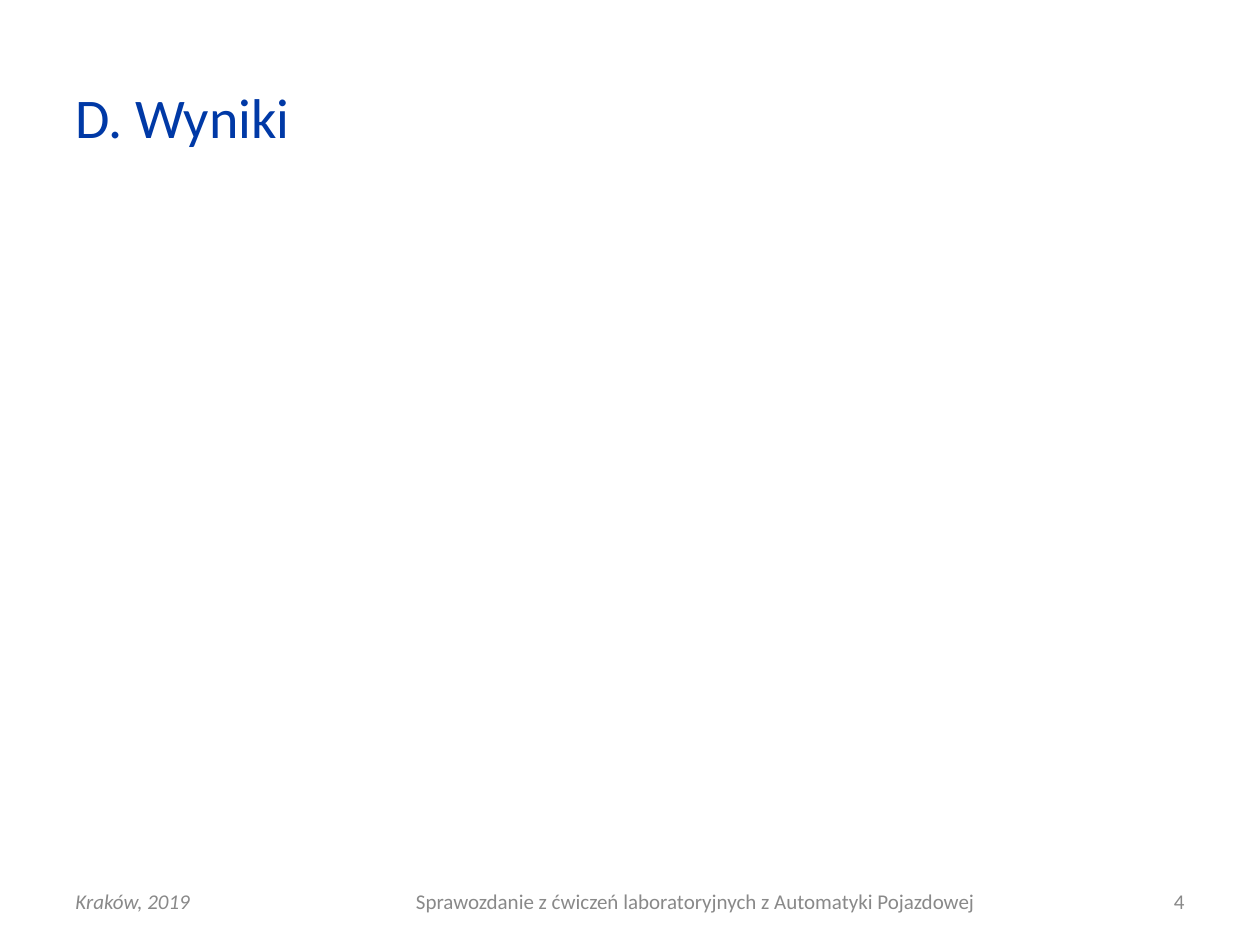
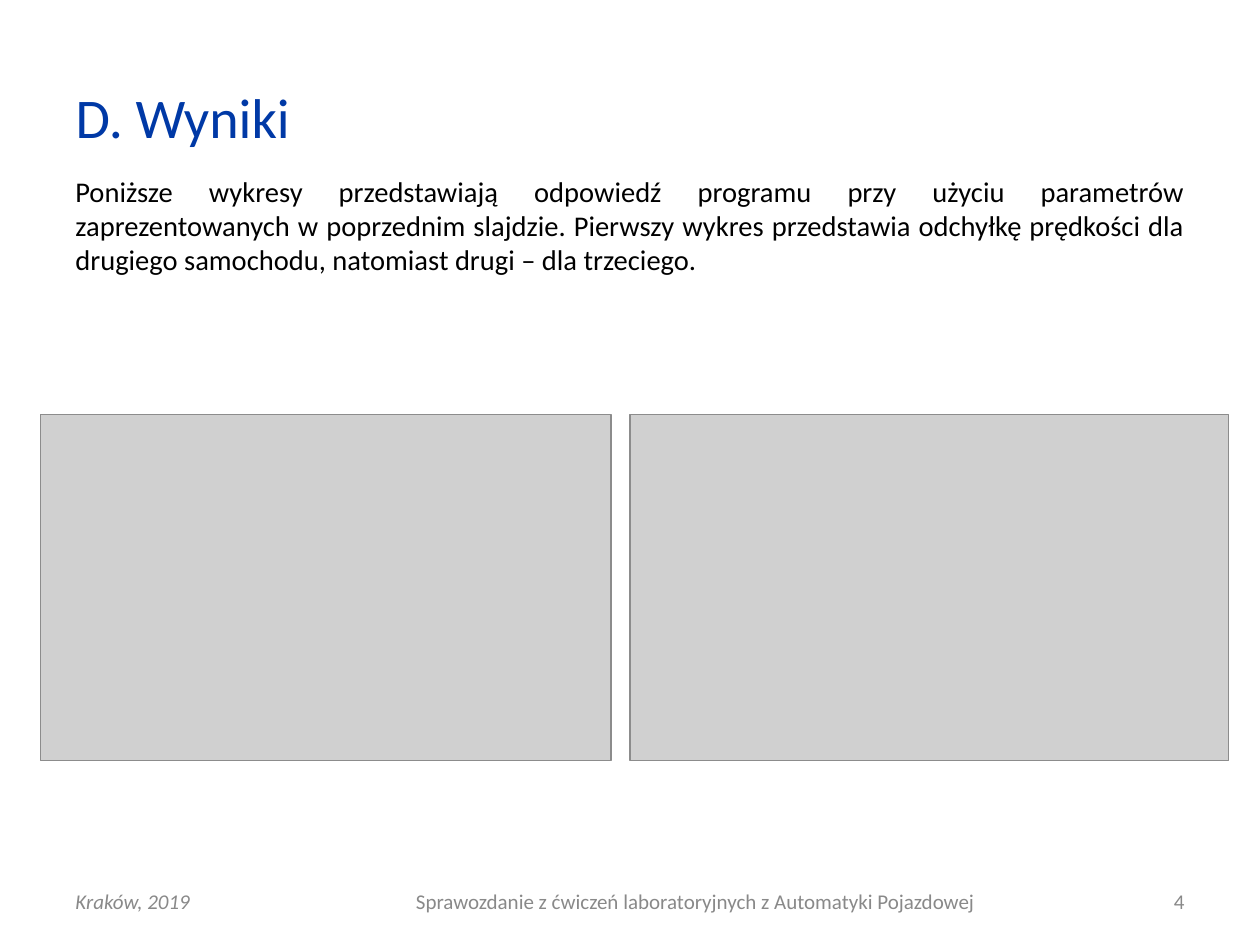
Before and after one commit to elfsonix/Automatyka-Pojazdowa, a slide deck: slide 4 of Lab13/AP_L13_20190522_0930_G03.ppt. Drawn at 1260x945 pixels with LibreOffice and Linux fonts; fonts in the diff are those of the drawing; grey boxes stand for pictures. Boxes give left, top, right and bottom in pixels: in the first picture for what was removed or moved away, otherwise in the second. Text is boxed around its words. In the diff, an @@ line names an element or a change of style, - is before the commit and + after.

Commit message:
wyniki + pdf

```diff
--- a/Lab13/AP_L13_20190522_0930_G03.ppt
+++ b/Lab13/AP_L13_20190522_0930_G03.ppt
@@ text added at [75,182,1184,275], 16.3 pt, text #000000 @@
+Poniższe wykresy przedstawiają odpowiedź programu przy użyciu parametrów zaprezentowanych w poprzednim slajdzie. Pierwszy wykres przedstawia odchyłkę prędkości dla drugiego samochodu, natomiast drugi – dla trzeciego.
@@ picture added at [40,415,611,761] @@
@@ picture added at [630,415,1228,761] @@
```
Also in this commit, not shown: 1 other file.
